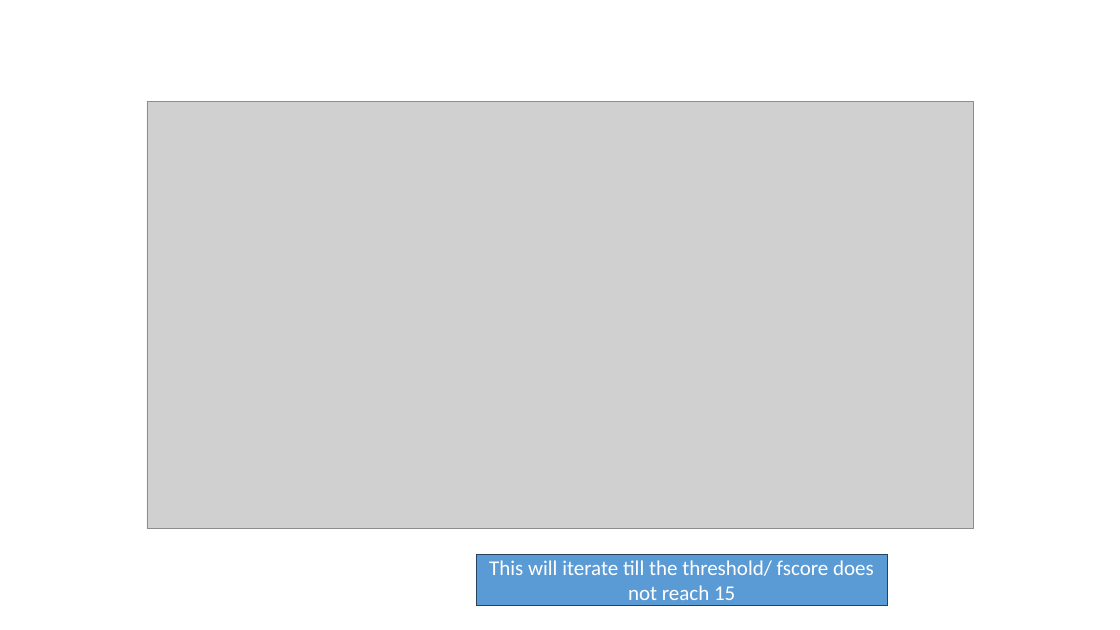
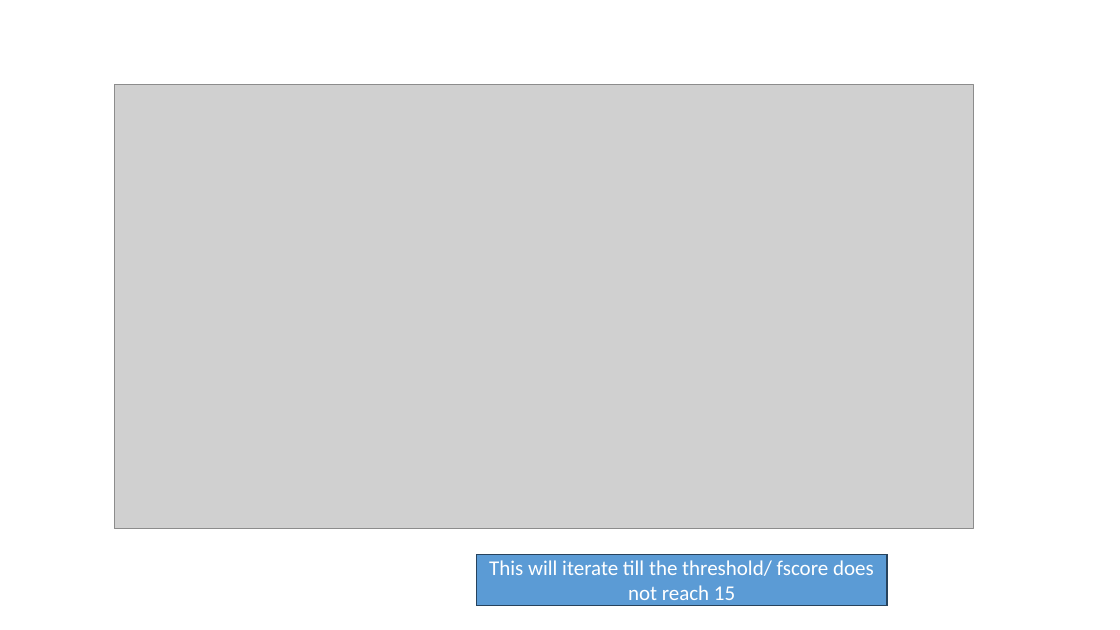
Before and after one commit to imranbuttcodes/SEMESTER_5, a slide deck: slide 61 of Artificial Intelligence/Course Material/Lec_07_Informed_Search_II.pptx. Drawn at 1120x630 pixels with LibreOffice and Linux fonts; fonts in the diff are those of the drawing; grey boxes stand for pictures. Boxes give left, top, right and bottom in pixels: in the first picture for what was removed or moved away, otherwise in the second. Text is boxed around its words. In the diff, an @@ line names an element or a change of style, - is before the commit and + after.

```diff
--- a/Artificial Intelligence/Course Material/Lec_07_Informed_Search_II.pptx
+++ b/Artificial Intelligence/Course Material/Lec_07_Informed_Search_II.pptx
@@ picture resized from (x1=147, y1=101, x2=973, y2=528) to (x1=114, y1=84, x2=974, y2=529) @@
@@ rectangle "This will iterate till the ..." at (x1=476, y1=555, x2=887, y2=606): outline #28445D 1 pt to #27435D 1 pt @@
```
Also in this commit, not shown: 28 other slides changed, 25 other files.
